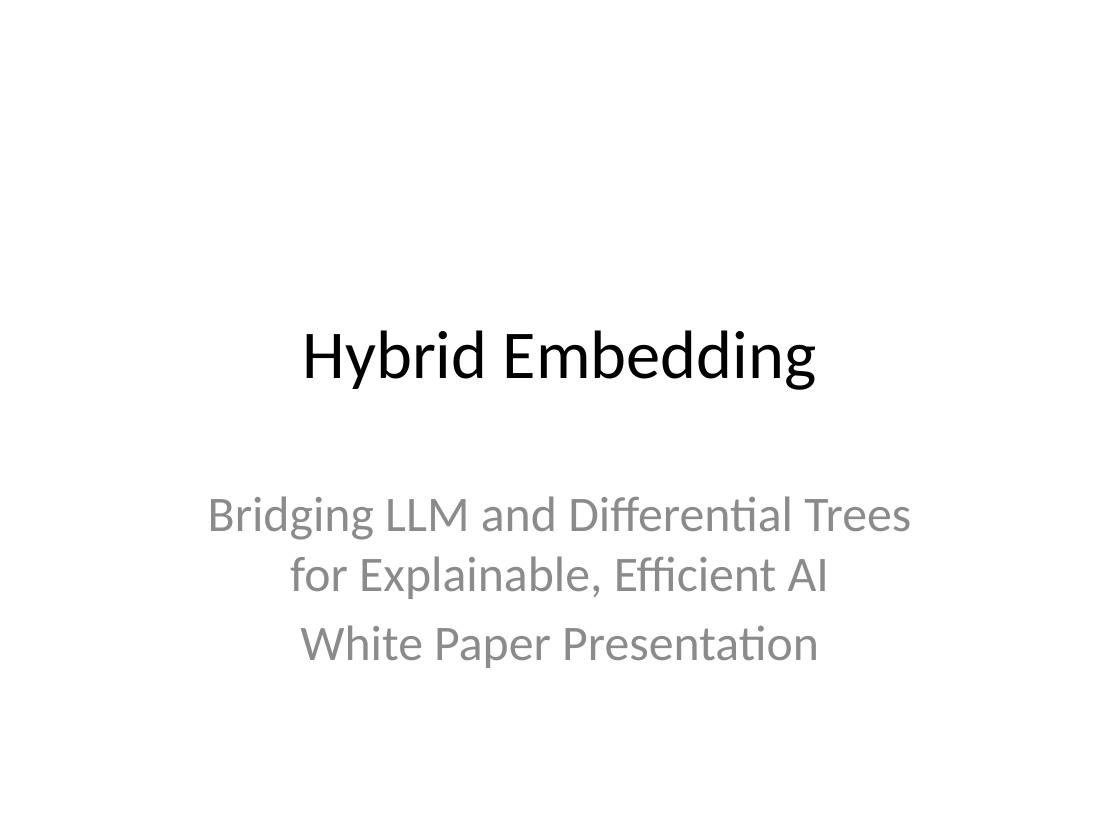
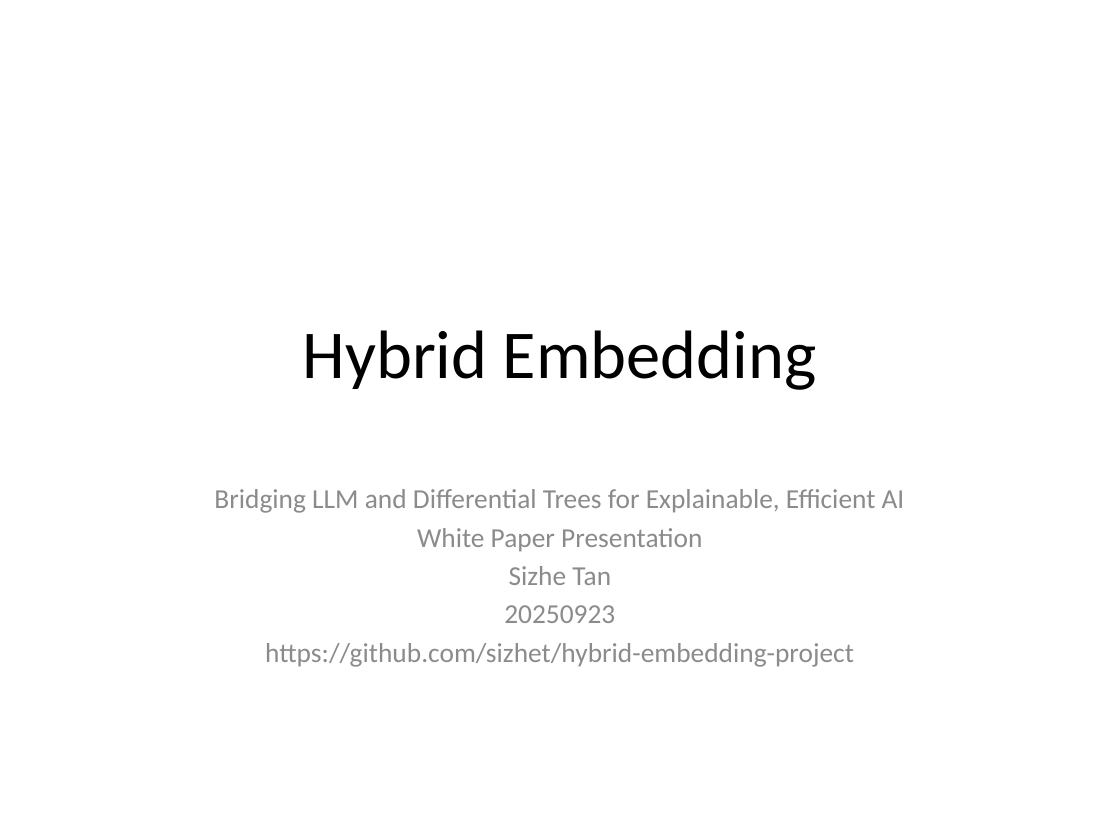
Before and after one commit to sizhet/hybrid-embedding-project, a slide deck: slide 1 of hybrid_embedding_presentation_with_diagrams.pptx. Drawn at 1120x840 pixels with LibreOffice and Linux fonts; fonts in the diff are those of the drawing. Boxes give left, top, right and bottom in pixels: in the first picture for what was removed or moved away, otherwise in the second. Text is boxed around its words. In the diff, an @@ line names an element or a change of style, - is before the commit and + after.

Commit message:
updated hybrid_embedding_presentation_with_diagrams.pptx b/hybrid_embedding_presentation_with_diagrams.pptx

```diff
--- a/hybrid_embedding_presentation_with_diagrams.pptx
+++ b/hybrid_embedding_presentation_with_diagrams.pptx
@@ subtitle at <box>214,489,905,552</box>: size 32 to 17.6 pt in "Bridging LLM and Differential Trees for Explainable, ...", "White Paper Presentation"; less space between paragraphs @@
@@ subtitle at <box>265,566,854,667</box>: paragraphs added @@
+Sizhe Tan
+20250923
+https://github.com/sizhet/hybrid-embedding-project
```
